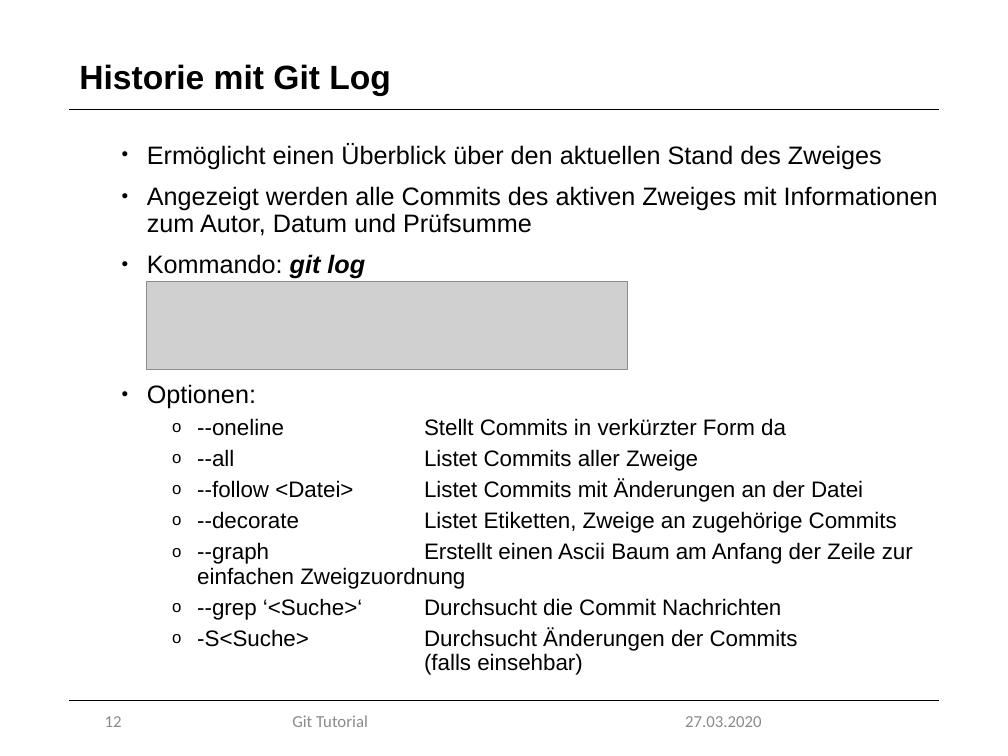
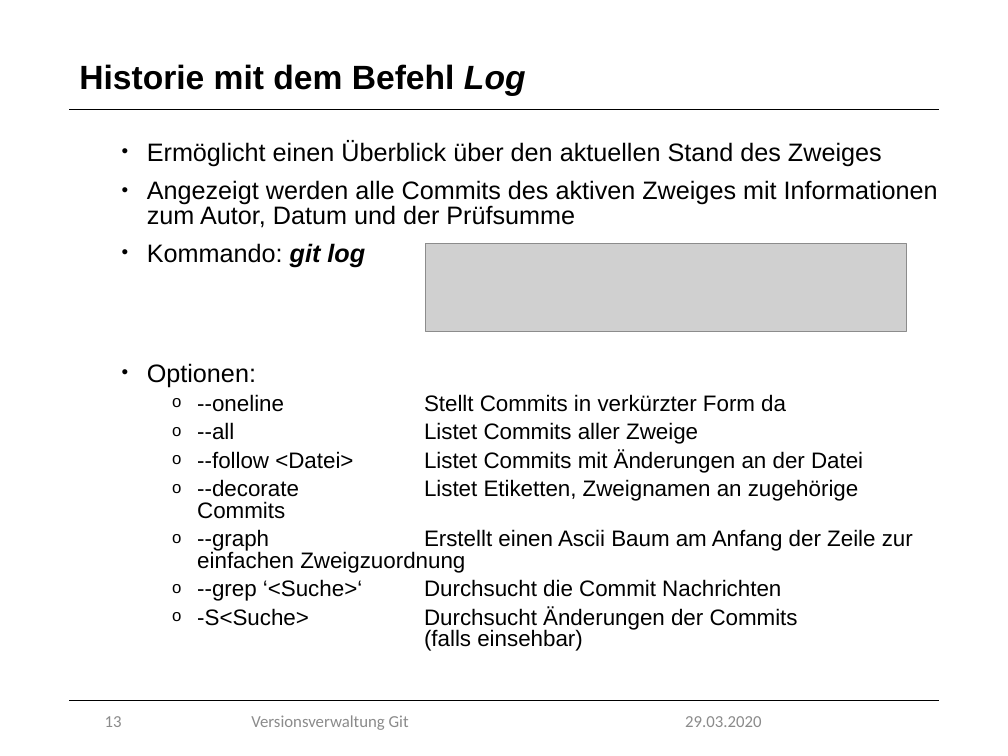
Before and after one commit to marcretzlaff/projektarbeit, a slide deck: slide 13 of Präsentation-90min/Präsentation-90min.pptx (slide 12 before the commit). Drawn at 1008x756 pixels with LibreOffice and Linux fonts; fonts in the diff are those of the drawing; grey boxes stand for pictures; background and template pictures are left out. Boxes give left, top, right and bottom in pixels: in the first picture for what was removed or moved away, otherwise in the second. Text is boxed around its words. In the diff, an @@ line names an element or a change of style, - is before the commit and + after.

```diff
--- a/Präsentation-90min/Präsentation-90min.pptx
+++ b/Präsentation-90min/Präsentation-90min.pptx
@@ title at [79,64,526,96]: text changed @@
-Historie mit Git Log
+Historie mit dem Befehl Log
@@ text at [147,141,913,651]: line spacing 0.9 to 0.8 @@
@@ text at [147,180,938,228]: text changed @@
-• Angezeigt werden alle Commits des aktiven Zweiges mit Informationen zum Autor, Datum und Prüfsumme
+• Angezeigt werden alle Commits des aktiven Zweiges mit Informationen zum Autor, Datum und der Prüfsumme
@@ picture: place and size @@
-picture at [147,281,628,370]
+picture at [425,243,906,332]
@@ text at [197,479,859,519]: text changed @@
-  o --decorate Listet Etiketten, Zweige an zugehörige Commits
+  o --decorate Listet Etiketten, Zweignamen an zugehörige Commits
@@ page number at [105,716,122,727]: text changed @@
-12
+13
@@ text at [251,715,409,730]: text changed @@
-Git Tutorial
+Versionsverwaltung Git
@@ text at [685,716,761,727]: text changed @@
-27.03.2020
+29.03.2020
```
Also in this commit, not shown: 33 other slides changed, 2 slides added, 1 slide removed.
